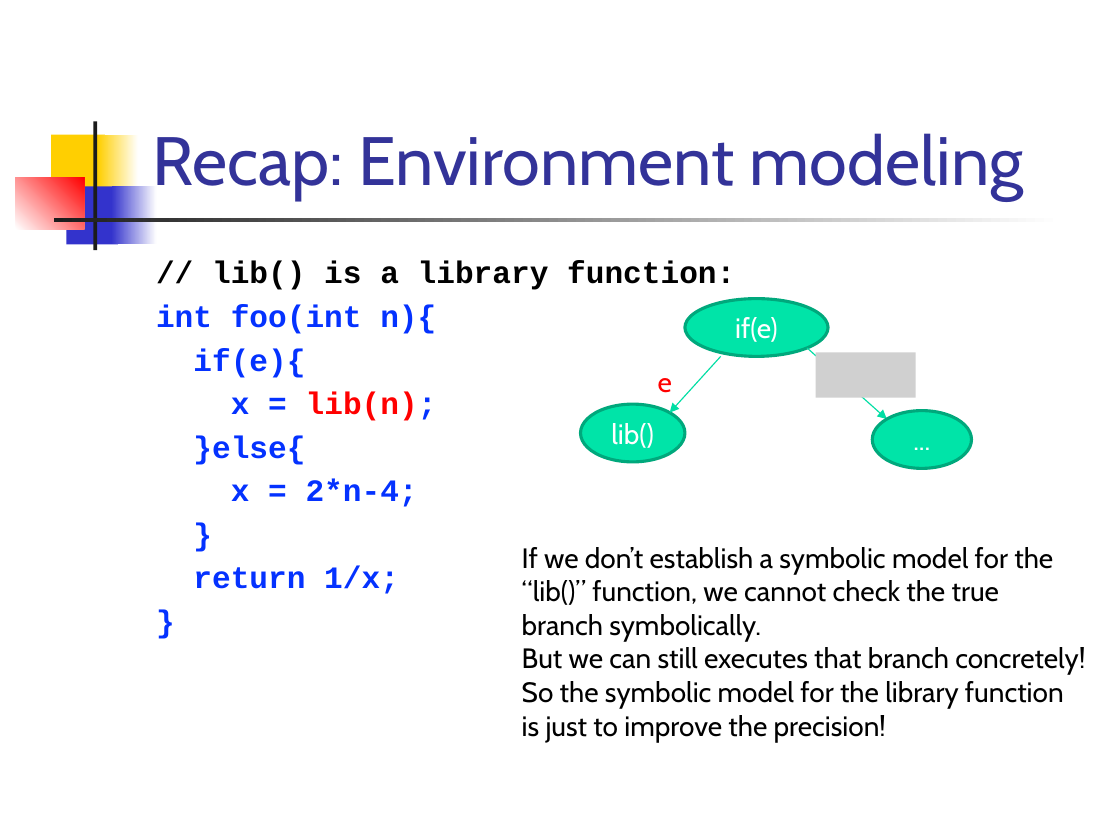
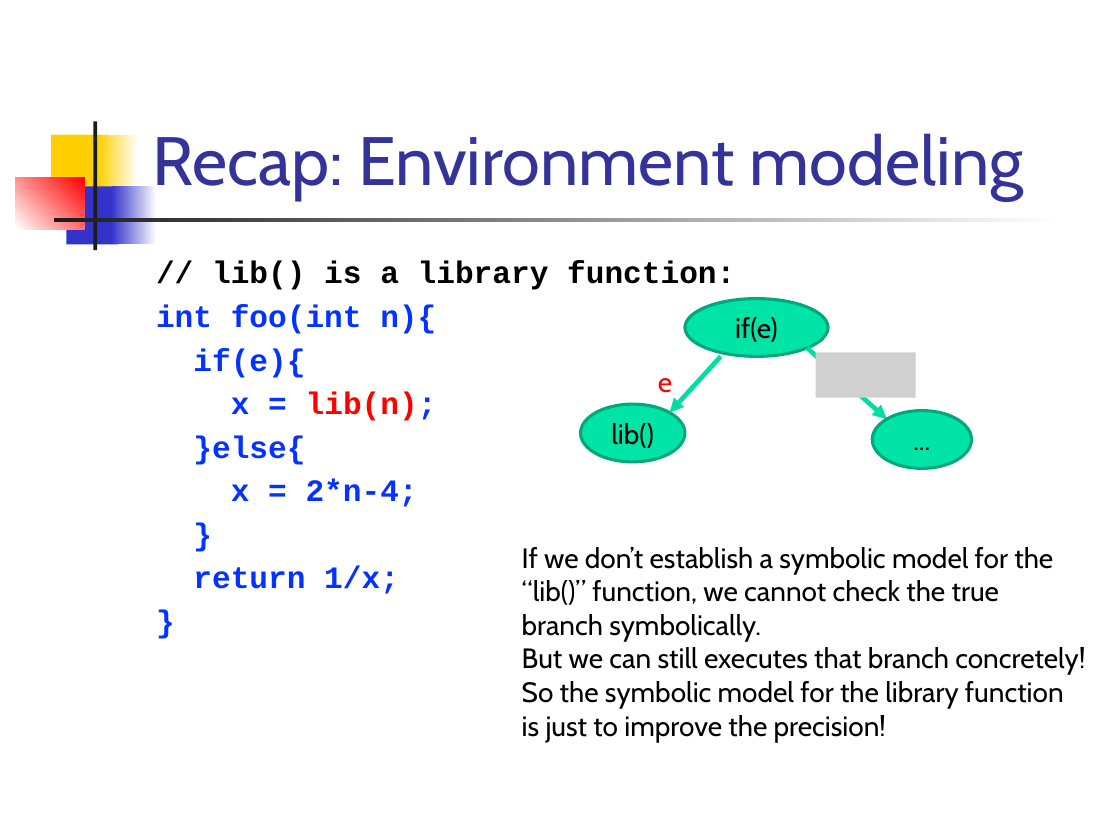
Before and after one commit to csslab-ustc/csslab-ustc.github.io, a slide deck: slide 4 of courses/theory/slides/lec17-concolic.pptx. Drawn at 1120x840 pixels with LibreOffice and Linux fonts; fonts in the diff are those of the drawing; grey boxes stand for pictures. Boxes give left, top, right and bottom in pixels: in the first picture for what was removed or moved away, otherwise in the second. Text is boxed around its words. In the diff, an @@ line names an element or a change of style, - is before the commit and + after.

```diff
--- a/courses/theory/slides/lec17-concolic.pptx
+++ b/courses/theory/slides/lec17-concolic.pptx
@@ arrow (721, 356) - (670, 412): stroke #00DFA4 0.75 pt to #00DFA4 3 pt @@
@@ arrow (808, 348) - (887, 419): stroke #00DFA4 0.75 pt to #00DFA4 3 pt @@
@@ text colour #FFFFFF to #000000 in 3 elements at box(685, 299, 829, 357), box(580, 404, 684, 463), box(872, 411, 972, 469) @@
```
Also in this commit, not shown: 16 other slides changed, 6 other files.
